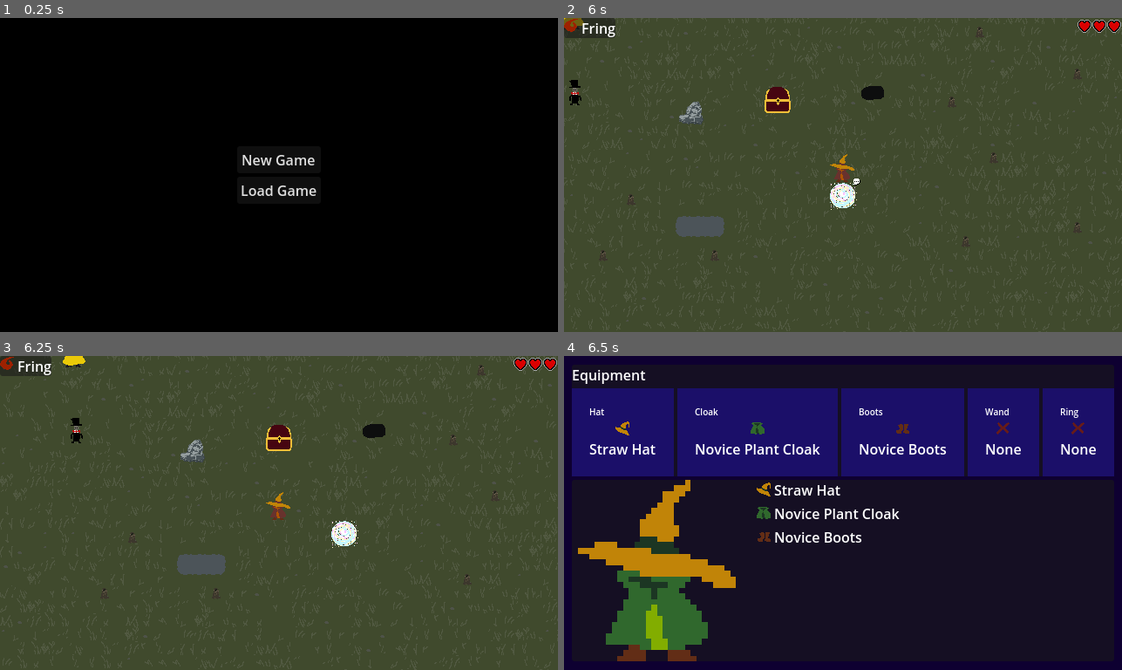
Above: before the commit, frames 1-4 (two rows, left to right).
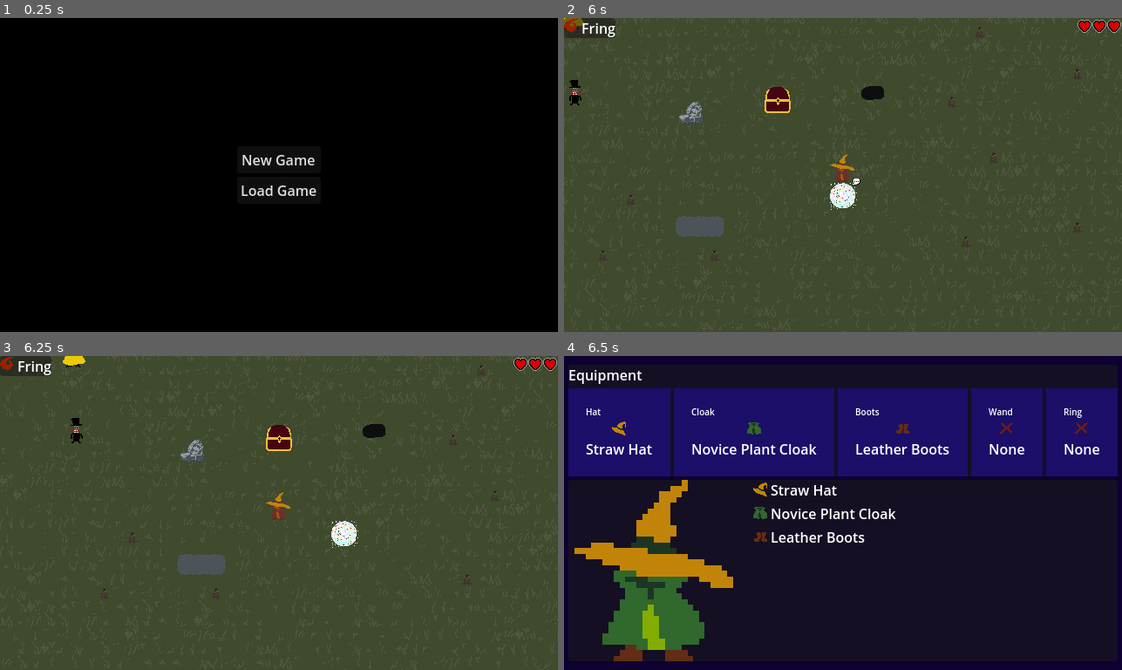
Above: after the commit, the same moments.

Repository: goshdarnheck/witchy-woods
Game: Godot game, scene res://main.tscn
Same seed, same stepped clock (60 frames per second), same inputs: the game is played once before the commit and once after it.
Inputs:
- Up to frame 1 (0.25 s): no input
- Up to frame 2 (6 s): click "New Game" at 0.5 s; click "AWAKEN" at 1.25 s; tap Enter at 2, 5.75 s; hold D (right) 2.03-2.78 s; tap Space (action) at 2.1, 2.85, 3.6, 4.25, 4.35, 5.85 s; hold S (down) 2.78-3.53 s; hold D (right) 3.53-4.28 s; hold W (up) 4.28-5 s; click "Hello, it is I, Fring!" at 5 s; hold A (left) from 5.78 s (still down)
- Up to frame 3 (6.25 s): keep holding A (left)
- Up to frame 4 (6.5 s): keep holding A (left); tap Tab (inventory) at 6.4 s

Frames 1-3 are identical in both runs. In frame 4, 6.3% of the frame differs, in the area x 0-100%, y 4-98%.

Commit message:
Items are now resources

Diff:
--- a/items/fire-orb.tres
+++ b/items/fire-orb.tres
@@ -6,6 +6,6 @@
 [resource]
 resource_name = "fireorbname"
 script = ExtResource("1_nctjc")
-type = "orb"
+type = 5
 item_name = "Fire Orb"
 sprite = ExtResource("2_tg6jl")
--- a/items/item.gd
+++ b/items/item.gd
@@ -1,7 +1,9 @@
 class_name Item
 extends Resource
 
-@export var type: String = '';
+#enum ITEM_TYPE  { HAT, CLOAK, BOOTS, WAND, RING, ORB, POTION, MISC }
+
+@export var type: enums.ITEM_TYPE;
 @export var item_name: String = '';
 @export var sprite: Texture = Texture.new();
 
--- /dev/null
+++ b/items/leather-boots.tres
@@ -0,0 +1,10 @@
+[gd_resource type="Resource" script_class="Item" load_steps=3 format=3 uid="uid://24j7dqhdgtcq"]
+
+[ext_resource type="Script" path="res://items/item.gd" id="1_colgq"]
+[ext_resource type="Texture2D" uid="uid://cxckyo52wne1h" path="res://textures/leather-boots.png" id="2_iequi"]
+
+[resource]
+script = ExtResource("1_colgq")
+type = 2
+item_name = "Leather Boots"
+sprite = ExtResource("2_iequi")
--- /dev/null
+++ b/items/novice-plant-cloak.tres
@@ -0,0 +1,10 @@
+[gd_resource type="Resource" script_class="Item" load_steps=3 format=3 uid="uid://cdgfd5g376d75"]
+
+[ext_resource type="Script" path="res://items/item.gd" id="1_i434p"]
+[ext_resource type="Texture2D" uid="uid://b4ujmo8gwigmi" path="res://textures/novice-plant-cloak.png" id="2_0fvr0"]
+
+[resource]
+script = ExtResource("1_i434p")
+type = 1
+item_name = "Novice Plant Cloak"
+sprite = ExtResource("2_0fvr0")
--- /dev/null
+++ b/items/stick-wand.tres
@@ -0,0 +1,10 @@
+[gd_resource type="Resource" script_class="Item" load_steps=3 format=3 uid="uid://cmguxq3lw3xdq"]
+
+[ext_resource type="Script" path="res://items/item.gd" id="1_t8g6b"]
+[ext_resource type="Texture2D" uid="uid://ck24q7on0i1vf" path="res://textures/stick-wand.png" id="2_tjrpx"]
+
+[resource]
+script = ExtResource("1_t8g6b")
+type = 3
+item_name = "Stick Wand!"
+sprite = ExtResource("2_tjrpx")
--- /dev/null
+++ b/items/straw-hat.tres
@@ -0,0 +1,10 @@
+[gd_resource type="Resource" script_class="Item" load_steps=3 format=3 uid="uid://o3jmg654ytom"]
+
+[ext_resource type="Script" path="res://items/item.gd" id="1_fj3nl"]
+[ext_resource type="Texture2D" uid="uid://iuk5lkwif0jb" path="res://textures/straw-hat.png" id="2_oei5n"]
+
+[resource]
+script = ExtResource("1_fj3nl")
+type = 0
+item_name = "Straw Hat"
+sprite = ExtResource("2_oei5n")
--- a/npcs/master.gd
+++ b/npcs/master.gd
@@ -1,4 +1,7 @@
 extends CharacterBody2D
+
+const stickwandres = preload("res://items/stick-wand.tres");
+var stickwand = stickwandres.duplicate()
 
 var displayName = "Old Magician";
 var current = "takethese";
@@ -12,11 +15,7 @@
 	},
 	"give_items": {
 		"items":[
-			{
-				"type": "wand",
-				"name": "Stick Wand",
-				"image": "stick-wand.png"
-			}
+			stickwand
 		],
 		"next": "why"
 	},
--- /dev/null
+++ b/services/enums.gd
@@ -0,0 +1,5 @@
+extends Node
+
+class_name enums
+
+enum ITEM_TYPE  { HAT, CLOAK, BOOTS, WAND, RING, ORB, POTION, MISC }
--- a/services/equipment.gd
+++ b/services/equipment.gd
@@ -19,15 +19,15 @@
 		equip_item(item);
 
 func equip_item(item):
-	if (item and item.type):
+	if (item and "type" in item):
 		match item.type:
-			"hat":
+			enums.ITEM_TYPE.HAT:
 				equipped.hat = item;
-			"cloak":
+			enums.ITEM_TYPE.CLOAK:
 				equipped.cloak = item;
-			"boots":
+			enums.ITEM_TYPE.BOOTS:
 				equipped.boots = item;
-			"wand":
+			enums.ITEM_TYPE.WAND:
 				equipped.wand = item;
 
 func get_items():
--- a/services/inventory.gd
+++ b/services/inventory.gd
@@ -18,15 +18,15 @@
 		add_item(item);
 
 func add_item(item):
-	if (item.type == "wand"):
+	if (item.type == enums.ITEM_TYPE.WAND):
 		items.wands.append(item);
-	if (item.type == "hat"):
+	if (item.type == enums.ITEM_TYPE.HAT):
 		items.hats.append(item);
-	if (item.type == "boots"):
+	if (item.type == enums.ITEM_TYPE.BOOTS):
 		items.boots.append(item);
-	if (item.type == "cloak"):
+	if (item.type == enums.ITEM_TYPE.CLOAK):
 		items.cloaks.append(item);
-	if (item.type == "orb"):
+	if (item.type == enums.ITEM_TYPE.ORB):
 		items.orbs.append(item);
 
 func get_items():
--- a/ui/Inventory.gd
+++ b/ui/Inventory.gd
@@ -1,10 +1,10 @@
 extends Control
 
 func setContent(content):
-	set_equip("hat", content.equipment.hat);
-	set_equip("cloak", content.equipment.cloak);
-	set_equip("boots", content.equipment.boots);
-	set_equip("wand", content.equipment.wand);
+	set_equip(enums.ITEM_TYPE.HAT, content.equipment.hat, "hat");
+	set_equip(enums.ITEM_TYPE.CLOAK, content.equipment.cloak, "cloak");
+	set_equip(enums.ITEM_TYPE.BOOTS, content.equipment.boots, "boots");
+	set_equip(enums.ITEM_TYPE.WAND, content.equipment.wand, "wand");
 
 	set_inventory_list(content.inventory);
 
@@ -26,14 +26,13 @@
 				instance.find_child("Name").text = item.item_name;
 				instance.find_child("Icon").texture = item.sprite;
 			node.add_child(instance);
-			print(item.type)
 
-func set_equip(type, item):
+func set_equip(type, item, typeName):
 	if item and "type" in item and type == item.type:
-		if "name" in item:
-			find_child(type + "Name").text = item.name;
-		if "image" in item:
-			find_child(type + "Image").texture = load("res://textures/" + item.image);
+		if "item_name" in item:
+			find_child(typeName + "Name").text = item.item_name;
+		if "sprite" in item:
+			find_child(typeName + "Image").texture = item.sprite;
 	else:
-		find_child(type + "Name").text = "None";
-		find_child(type + "Image").texture = load("res://textures/x-16.png");
+		find_child(typeName + "Name").text = "None";
+		find_child(typeName + "Image").texture = load("res://textures/x-16.png");
--- a/ui/NewItem.gd
+++ b/ui/NewItem.gd
@@ -2,12 +2,12 @@
 
 func setContent(items):
 	for item in items:
-		if "name" in item:
-			find_child("Name").text = item.name
+		if "item_name" in item:
+			find_child("Name").text = item.item_name
 		else:
 			print("missing name")
 
-		if "image" in item:
-			find_child("Image").texture = load("res://textures/" + item.image);
+		if "sprite" in item:
+			find_child("Image").texture = item.sprite;
 		else:
 			print("missing image")
--- a/ui/creator.gd
+++ b/ui/creator.gd
@@ -2,9 +2,13 @@
 
 var nameNode = null;
 var studySelected = "fire"
+var hat;
+var boots;
 
 func _ready():
 	nameNode = get_node("Name/Input");
+	hat = load("res://items/straw-hat.tres");
+	boots = load("res://items/leather-boots.tres");
 
 func _on_awaken_button_pressed():
 	var character_choices = {
@@ -12,23 +16,7 @@
 		"study": studySelected
 	}
 
-	var hat = {
-		"type": "hat",
-		"name": "Straw Hat",
-		"image": "novice-plant-hat.png"
-	};
-
-	var cloak = {
-		"type": "cloak",
-		"name": "Novice Plant Cloak",
-		"image": "novice-plant-cloak.png"
-	};
-
-	var boots = {
-		"type": "boots",
-		"name": "Novice Boots",
-		"image": "novice-boots.png"
-	};
+	var cloak = load("res://items/novice-plant-cloak.tres");
 
 	Manager.inventory.add_items([hat, cloak, boots]);
 	Manager.equipment.equip_items([hat, cloak, boots]);
Renamed: textures/novice-boots.png -> textures/leather-boots.png
Not shown, changed: textures/leather-boots.png.import
Renamed: textures/novice-plant-hat.png -> textures/straw-hat.png
Not shown, changed: textures/straw-hat.png.import
